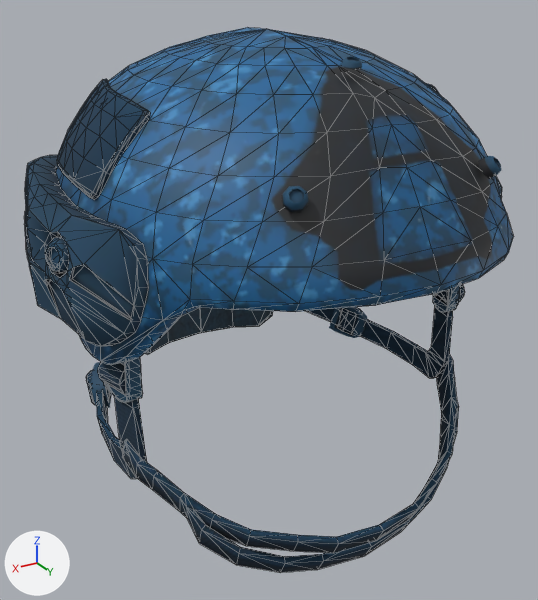
One commit to the glTF model public/3d/models/nox-helmet-un.glb: the scene before it, then after it.
Camera for both pictures: a 50 mm lens placed at (5.993, 1.958, 5.612), pointed at (4.832, 0.023, 4.644). Arrows for +X, +Y and +Z are at lower left; the lights stay in place. The first picture is the older version. Mesh edges are drawn as thin lines on the coarser meshes.

Objects in the first picture: 'BackCushion.001', 'Bolt.003', 'FrontStrap.001', 'Patch.001', 'Plane.001', 'Plane.002', 'Plane.003', 'Plane.005', 'Side.001', 'SmallBolt.002', 'helmetBase.001' and 2 more.
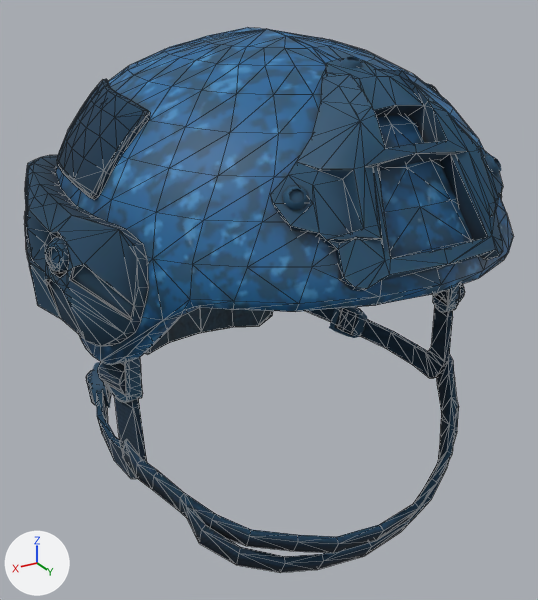
Location of each change, (x1, y1, x2, y2) in pixels of the pictures (538 x 600 px):
'FrontAttachment.001', added (blue)
    after: (270, 58, 503, 291)

Diff of the bpy script that builds the scene:
```diff
--- a/public/3d/models/nox-helmet-un.glb.py
+++ b/public/3d/models/nox-helmet-un.glb.py
@@ me_plane_002_1 @@
+me_plane_002_1.from_pydata(...)  # 153 vertices, 260 faces; spans x 4.443..5.149, y 0.302..0.775, z 4.943..5.426
+me_plane_002_1.materials.append(mat_un1_nox_helmet)
@@ ob_frontattachment_001 @@
+ob_frontattachment_001 = bpy.data.objects.new('FrontAttachment.001', me_plane_002_1)
+ob_frontattachment_001.location = (0.0, 0.0, 0.0)
```
